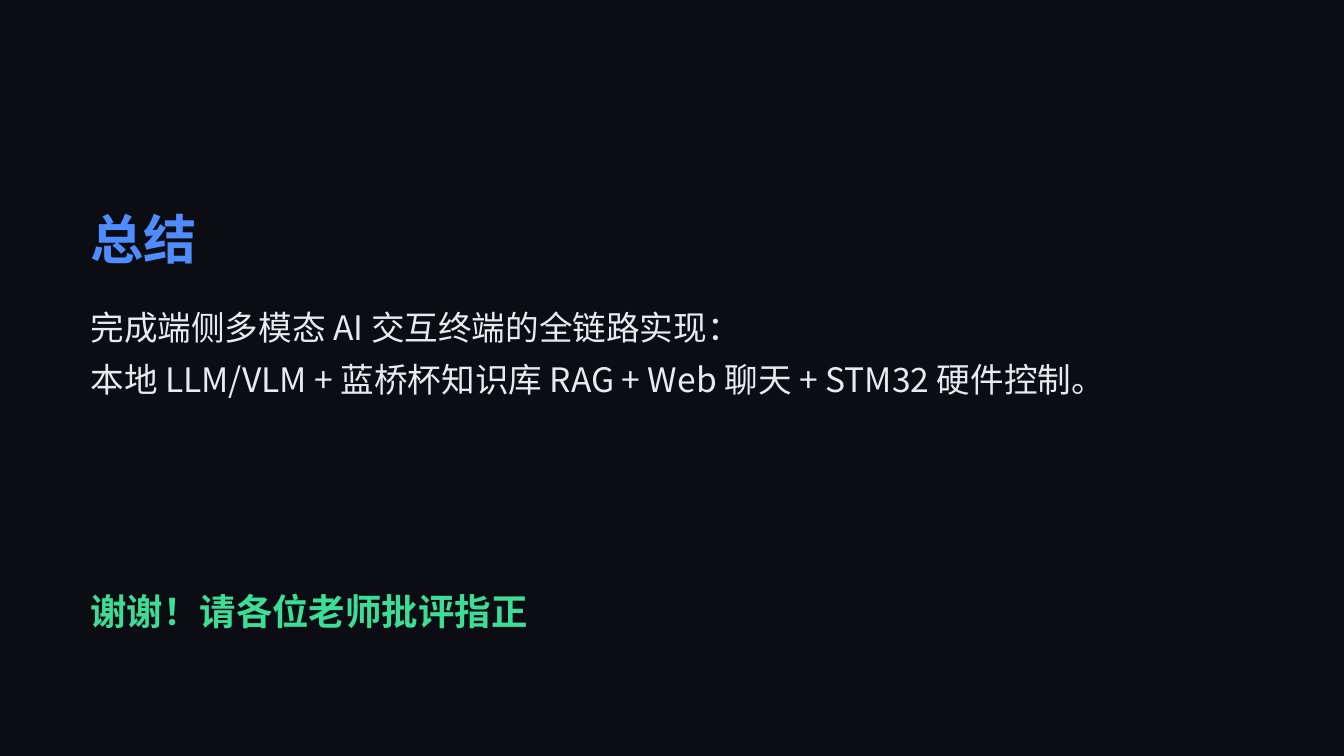
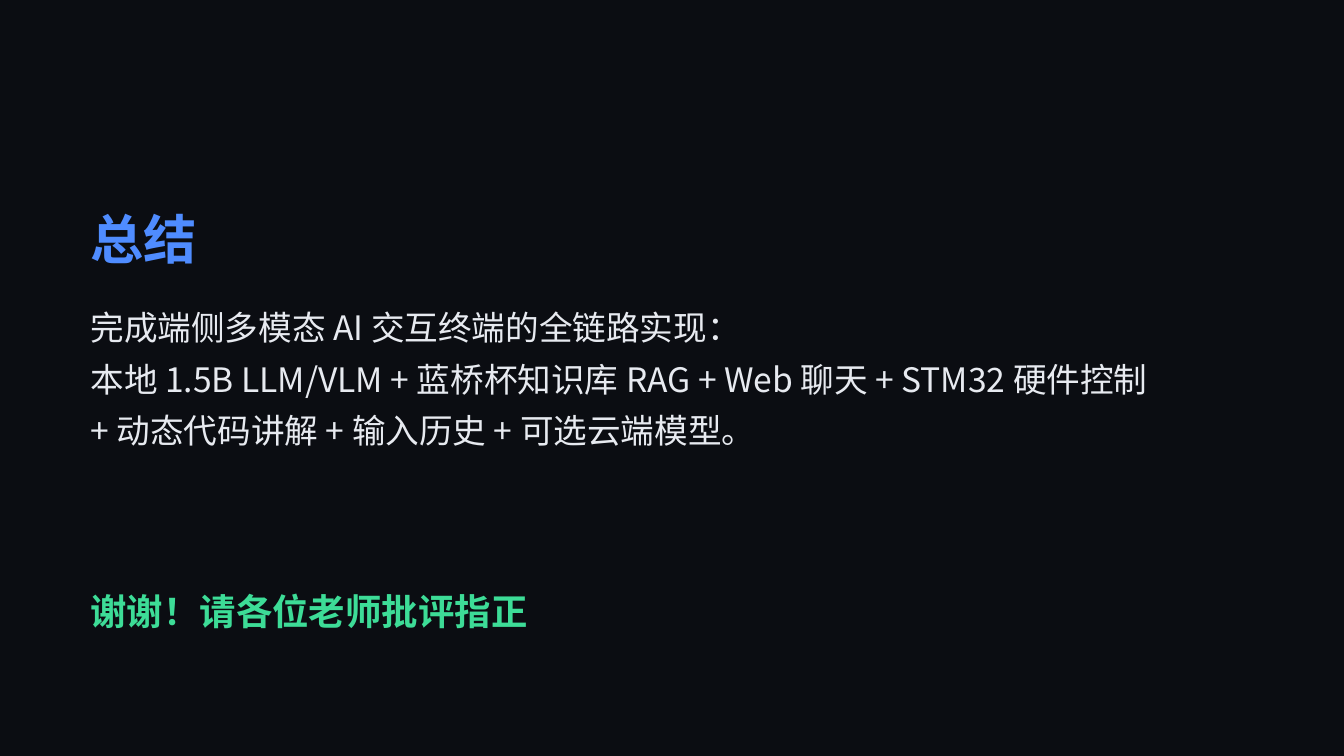
Before and after one commit to Apple-1814/Design-and-Implementation-of-an-Edge-Side-Multimodal-AI-Interaction-Terminal-Based-on-Raspberry-Pi-4, a slide deck: slide 11 of paper/答辩PPT.pptx. Drawn at 1344x756 pixels with LibreOffice and Linux fonts; fonts in the diff are those of the drawing. Boxes give left, top, right and bottom in pixels: in the first picture for what was removed or moved away, otherwise in the second. Text is boxed around its words. In the diff, an @@ line names an element or a change of style, - is before the commit and + after.

```diff
--- a/paper/答辩PPT.pptx
+++ b/paper/答辩PPT.pptx
@@ text at <box>91,363,1147,446</box>: text changed @@
-本地 LLM/VLM + 蓝桥杯知识库 RAG + Web 聊天 + STM32 硬件控制。
+本地 1.5B LLM/VLM + 蓝桥杯知识库 RAG + Web 聊天 + STM32 硬件控制
++ 动态代码讲解 + 输入历史 + 可选云端模型。
```
Also in this commit, not shown: 3 other slides changed, 15 other files.
